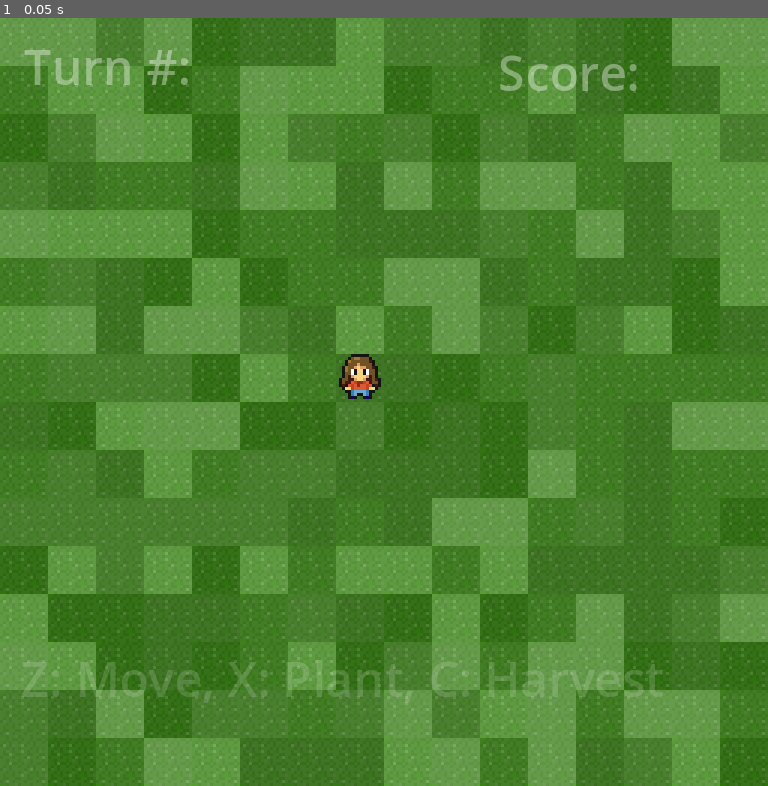
Above: before the commit, frame 1.
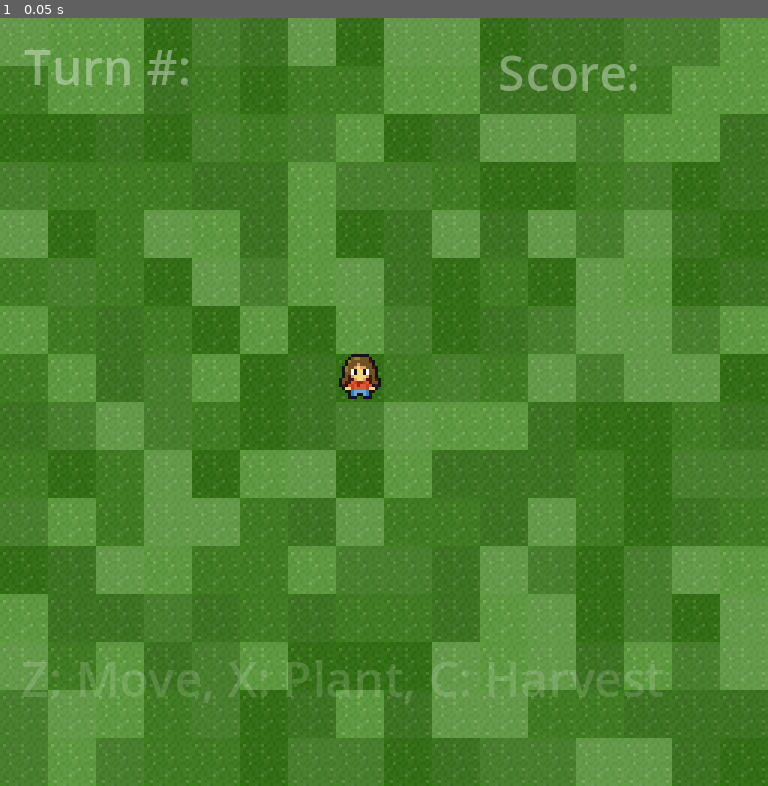
Above: after the commit, the same moment.

Repository: timpt0261/CMPM-121-F0-Proto
Game: Godot game, scene res://scene/main.tscn
Two runs of this game, one before a commit and one after it. Both use one fixed random seed, a clock stepped at 60 frames per second and the inputs below.
Inputs:
- Up to frame 1 (0.05 s): no input

The runs differ from the first frame. In frame 1, 43% of the frame differs, in the area x 6-100%, y 0-100%.

Commit message:
Cell state is being stored in a non-byte array on each turn. Will work on coverting the array to a byte array

Diff:
--- a/scene/main.tscn
+++ b/scene/main.tscn
@@ -11,6 +11,7 @@
 [ext_resource type="Script" path="res://script/turn_count.gd" id="8_sqolj"]
 [ext_resource type="Script" path="res://script/label_manager.gd" id="9_bgp6k"]
 [ext_resource type="Script" path="res://script/score_count.gd" id="11_pb80n"]
+[ext_resource type="Script" path="res://script/game_state_manager.gd" id="12_ikhrl"]
 
 [sub_resource type="TileSetAtlasSource" id="TileSetAtlasSource_aifgd"]
 texture = ExtResource("1_rx26m")
@@ -56,7 +57,10 @@
 
 [node name="Main" type="Node2D"]
 
-[node name="TerrainMap" type="TileMap" parent="."]
+[node name="game_state_manager" type="Node2D" parent="."]
+script = ExtResource("12_ikhrl")
+
+[node name="TerrainMap" type="TileMap" parent="game_state_manager"]
 tile_set = SubResource("TileSet_mkbp6")
 format = 2
 layer_0/name = "Grass"
@@ -76,18 +80,18 @@
 layer_2/tile_data = PackedInt32Array()
 script = ExtResource("3_bdwhm")
 
-[node name="Cursor" type="Node2D" parent="TerrainMap"]
+[node name="Cursor" type="Node2D" parent="game_state_manager/TerrainMap"]
 script = ExtResource("5_2d0sc")
 
-[node name="Player" type="Node2D" parent="TerrainMap"]
+[node name="Player" type="Node2D" parent="game_state_manager/TerrainMap"]
 position = Vector2(120, 120)
 script = ExtResource("5_s21wj")
 
-[node name="Sprite2D" type="Sprite2D" parent="TerrainMap/Player"]
+[node name="Sprite2D" type="Sprite2D" parent="game_state_manager/TerrainMap/Player"]
 position = Vector2(0, -1)
 texture = SubResource("AtlasTexture_71hdk")
 
-[node name="Plants" type="Node2D" parent="TerrainMap"]
+[node name="Plants" type="Node2D" parent="game_state_manager/TerrainMap"]
 script = ExtResource("8_14ev8")
 
 [node name="Labels" type="Node2D" parent="."]
@@ -123,5 +127,6 @@
 text = "Z: Move, X: Plant, C: Harvest"
 label_settings = SubResource("LabelSettings_nhnr5")
 
-[connection signal="next_turn_signal" from="Labels/TurnCount" to="TerrainMap" method="update_grass"]
-[connection signal="next_turn_signal" from="Labels/TurnCount" to="TerrainMap/Plants" method="update_plants"]
+[connection signal="next_turn_signal" from="Labels/TurnCount" to="game_state_manager/TerrainMap" method="update_grass"]
+[connection signal="next_turn_signal" from="Labels/TurnCount" to="game_state_manager/TerrainMap/Plants" method="update_plants"]
+[connection signal="next_turn_signal" from="Labels/TurnCount" to="game_state_manager" method="save_cell_state"]
--- a/script/Plant.gd
+++ b/script/Plant.gd
@@ -1,6 +1,7 @@
 extends Node2D
 
 @onready var terrain_map = $"../../../TerrainMap";
+var plant_type_id
 var growth = 0;
 var turns_alive = 0;
 
@@ -29,7 +30,8 @@
 
 func initialize_plant():
 	var rnd = RandomNumberGenerator.new();
-	plant_recipe = plant_list[rnd.randi_range(0, plant_list.size() - 1)];
+	plant_type_id = rnd.randi_range(0, plant_list.size() - 1)
+	plant_recipe = plant_list[plant_type_id];
 	points = plant_recipe.get("points");
 	JUVENILE = plant_recipe.get("juvenile");
 	ADULT = plant_recipe.get("adult");
--- a/script/Player.gd
+++ b/script/Player.gd
@@ -2,7 +2,7 @@
 var current_id_path: Array[Vector2i];
 
 @onready var terrain_map = $"../../TerrainMap";
-@onready var turn_count = $"../../Labels/TurnCount";
+@onready var turn_count = $"../../../Labels/TurnCount";
 @onready var plant_manager = $"../Plants";
 var a_star: AStarWrapper = AStarWrapper.new();
 
--- a/script/score_count.gd
+++ b/script/score_count.gd
@@ -1,6 +1,6 @@
 extends Label
 
-@onready var plant_manager = $"../../TerrainMap/Plants";
+@onready var plant_manager = $"../../game_state_manager/TerrainMap/Plants";
 
 
 func _ready():
--- a/script/terrain_map.gd
+++ b/script/terrain_map.gd
@@ -3,7 +3,7 @@
 @onready var grass = preload("res://script/Grass.gd");
 @onready var plant_manager = $"Plants"
 
-const MASTER_GRID_SIZE = 256;
+const MASTER_GRID_SIZE = 16;
 var terrain_dict = {};
 
 enum layers_IDs {
Not shown: 1 places in scene/main.tscn that only renumber resources
